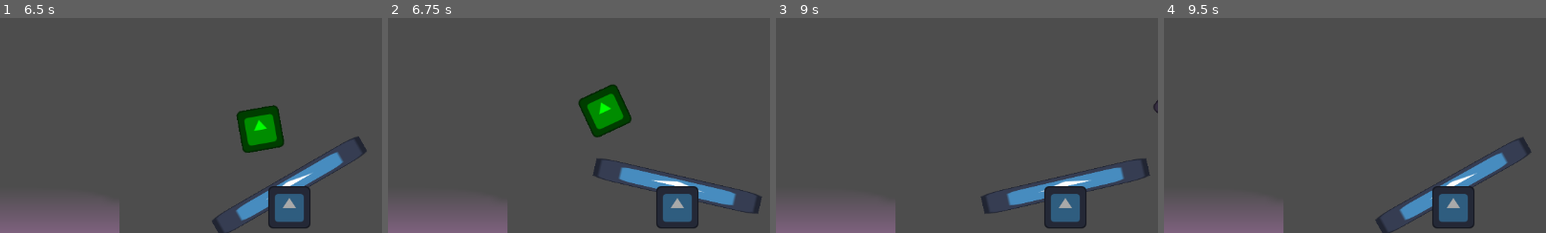
Above: before the commit, frames 1-4 (left to right).
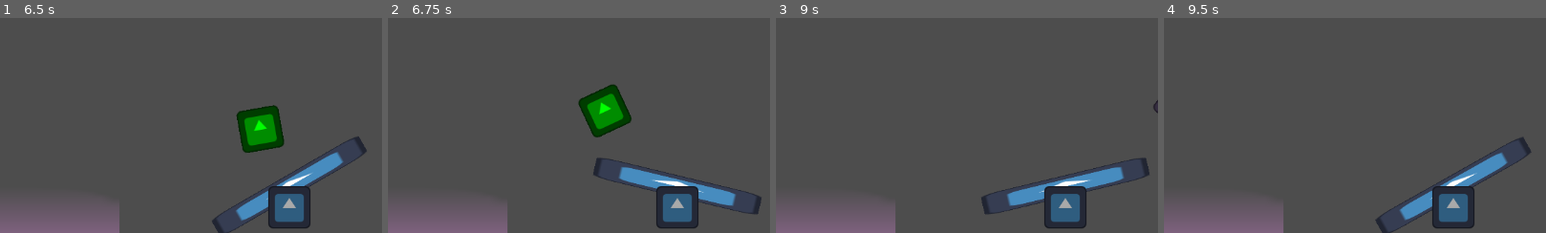
Above: after the commit, the same moments.

Repository: KettLovahr/RodizioKett
Game: Godot game, scene res://Scenes/main_menu.tscn
Two runs of this game, one before a commit and one after it. Both use one fixed random seed, a clock stepped at 60 frames per second and the inputs below. The engine's default icon, where the game draws it, is replaced by a stand-in: a white triangle on a blue panel in a dark square.
Inputs:
- Up to frame 1 (6.5 s): click "Começar" at 0.5 s; hold D (move_right) 1.28-2.03 s; tap Space (move_shoot) every 0.75 s from 1.35 to 5.85 s; tap Enter at 2 s; hold A (move_left) 2.03-2.78 s; hold D (move_right) 2.78-4.28 s; hold A (move_left) from 4.28 s (still down)
- Up to frame 2 (6.75 s): release A (move_left) at 6.53 s; hold D (move_right) from 6.53 s (still down); tap Space (move_shoot) at 6.6 s
- Up to frame 3 (9 s): tap Space (move_shoot) at 7.35, 8.1, 8.85 s; release D (move_right) at 8.78 s; hold A (move_left) from 8.78 s (still down)
- Up to frame 4 (9.5 s): keep holding A (move_left)
The pictures show only the part of the screen within x 12-62%, y 31-81%; the shares and areas given below are measured in that part.

Frame 1 is identical in both runs. In frame 2, 0.2% of the frame differs, in the area x 53-97%, y 65-92%; in frame 3, 0.2%; in frame 4, less than 0.1%.

Commit message:
SeeSaw gets faster as score increases

Diff:
--- a/Scenes/main_scene.gd
+++ b/Scenes/main_scene.gd
@@ -27,6 +27,8 @@
 		score_label.text = "%s" % [v]
 		if v % 10 == 0 and not dead:
 			self.lives += 1
+		$SeeSaw.switch_speed = 0.1 + min(0.6, score / 500.0)
+		print($SeeSaw.switch_speed)
 		for diff in difficulties:
 			var spawner: Spawner = $Spawner
 			if diff.score_requirement == v:
--- a/Scenes/see_saw.gd
+++ b/Scenes/see_saw.gd
@@ -7,6 +7,7 @@
 
 var target_rotation: float = right_rot
 
+var switch_speed: float = 0.1
 
 
 var can_shoot: bool = true:
@@ -21,7 +22,7 @@
 		target_rotation = right_rot
 	if axis < 0:
 		target_rotation = left_rot
-	rotation = lerp(rotation, target_rotation, 0.1)
+	rotation = lerp(rotation, target_rotation, switch_speed)
 
 	if Input.is_action_just_pressed("move_shoot") and can_shoot:
 		$RayCast2D/Beam.scale = Vector2(1.0, 15)
